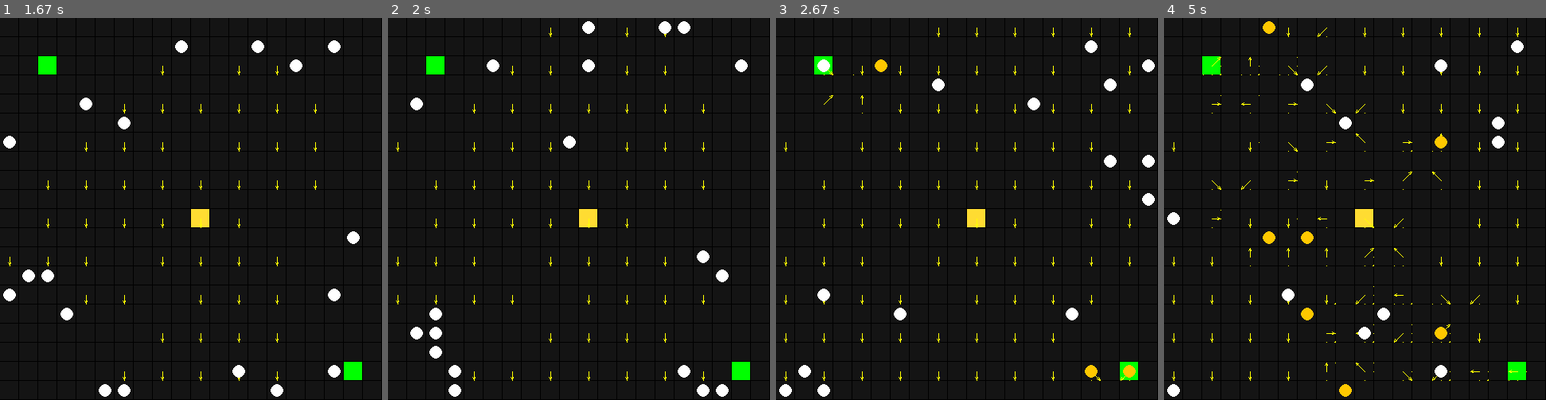
Above: before the commit, frames 1-4 (left to right).
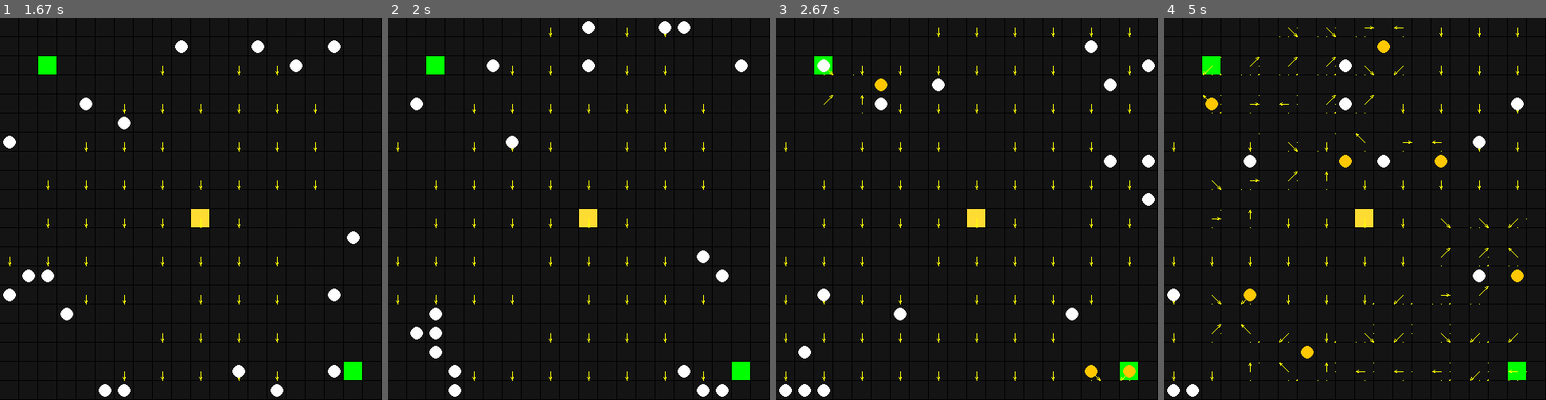
Above: after the commit, the same moments.

Repository: beratmutlu/ant-colony
Game: pygame game, started from main.py
The game is run twice, just before and just after one commit, with the same random seed, the same clock (stepped at 60 frames per second) and the same inputs.
Inputs:
- Up to frame 1 (1.67 s): tap G at 0.33 s; tap D at 0.67 s; tap Enter at 1.07 s
- Up to frame 2 (2 s): no input
- Up to frame 3 (2.67 s): tap Space at 2.47 s
- Up to frame 4 (5 s): tap Space at 2.93, 3.43, 3.77, 4.27, 4.57, 4.83 s

Frame 1 is identical in both runs. In frame 2, 0.2% of the frame differs, in the area x 30-50%, y 30-35%; in frame 3, 0.6%; in frame 4, 3.6%, in the area x 0-95%, y 0-100%.

Commit message:
feat: add colony score tracking, load_dict to simulation, and expand ant memory to 8

Diff:
--- a/colony/agents/ant.py
+++ b/colony/agents/ant.py
@@ -4,7 +4,7 @@
 from colony.types.item_type import ItemType
 import random
 
-MEMORY_SIZE = 4
+MEMORY_SIZE = 8
 
 class Ant:
     def __init__(self, cell: Cell, energy: float = 100.0, determinism: float = 50.0):
--- a/colony/core/manager.py
+++ b/colony/core/manager.py
@@ -17,7 +17,7 @@
         self.ants: list[Ant] = [
             Ant(grid.get_cell(*nest_pos), energy=self.ant_energy, determinism=determinism) for _ in range(n_ants)
         ]
-
+        self.score = 0
     def tick_clock(self) -> None:
         self.tick += 1
 
@@ -77,6 +77,7 @@
                 self._drop(ant)
                 ant.memory.clear()
                 ant.energy = self.ant_energy
+                self.score += 1
 
         for target_pos, competing in moves.items():
             cap = self.grid.get_cell(*target_pos).cap_ant
--- a/colony/core/simulation.py
+++ b/colony/core/simulation.py
@@ -12,6 +12,9 @@
     def load(self, path: str) -> None:
         with open(path) as file:
             self.config = json.load(file)
+
+    def load_dict(self, config: dict) -> None:
+        self.config = config
 
     def build(self) -> None:
         cfg = self.config
